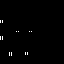
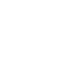
Layers edited between the first and the second (64, 64) image:
hid group "Jeans" (6 layers) over [0, 0, 64, 64]
hid "Short_Mask_1" over [0, 0, 64, 64]
showed group "Shoes" (11 layers) over [0, 16, 32, 64]
added layer "Ordinary_Shoes_002_gray002" in group "Shoes" over [5, 30, 23, 63]
